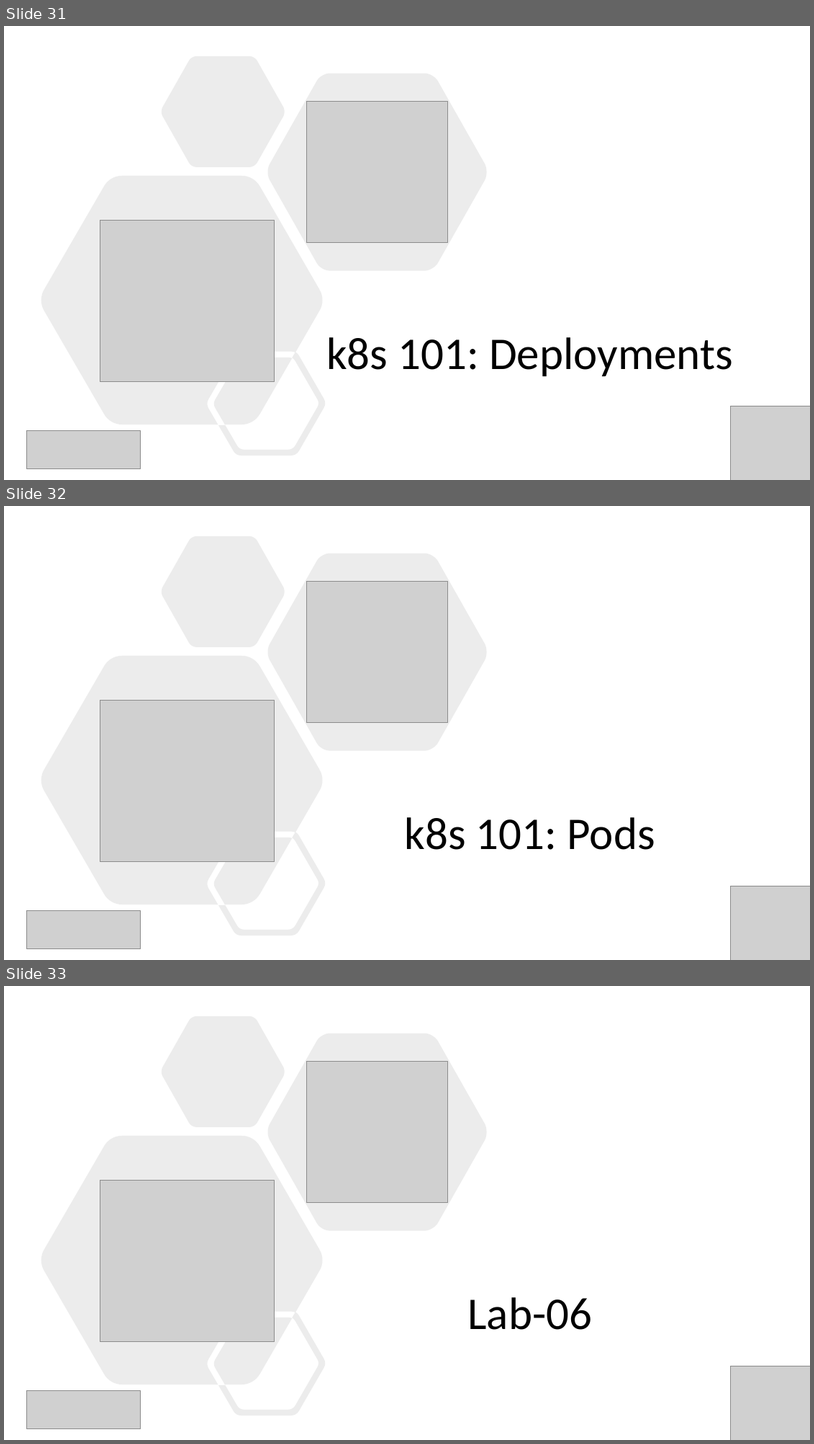
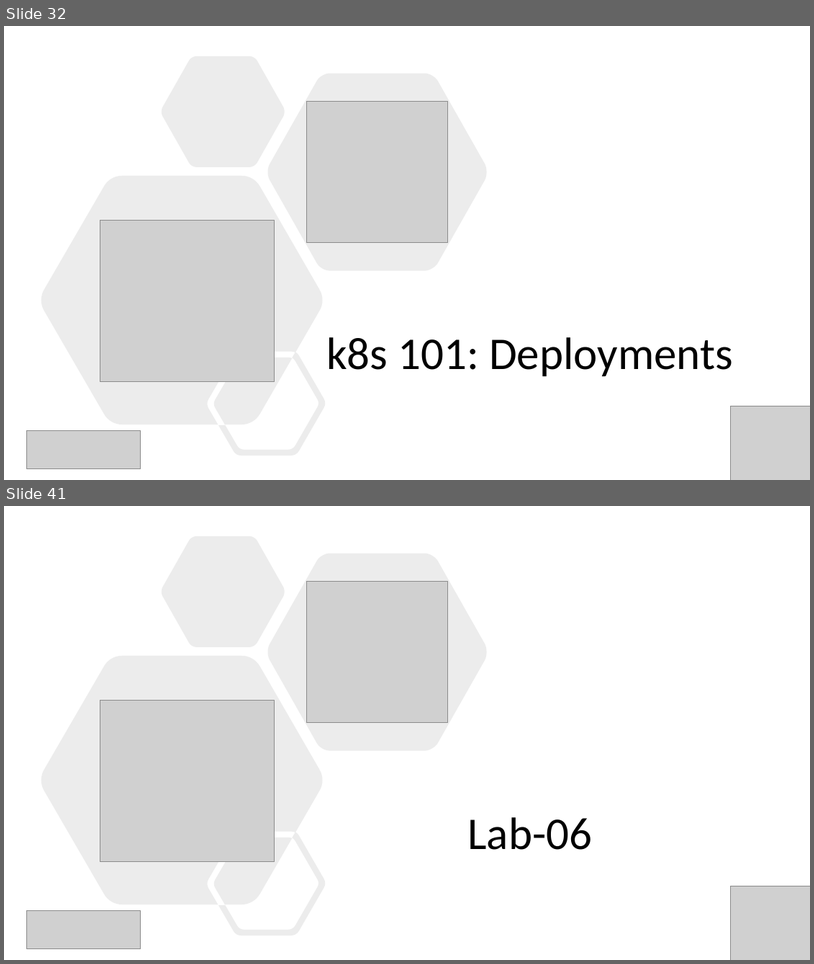
Before and after one commit to evgenyb/aks-workshops, a slide deck: 01-aks-and-k8s-101/slides/Introduction to AKS.pptx. Shown one above the other, each under a label of ours: slides 31, 32 and 33 before the commit, slides 32 and 41 after it; the slides between them are not shown. The pictures are 814x1444 and 814x964 pixels, drawn with LibreOffice and Linux fonts; fonts in the diff are those of the drawing; grey boxes stand for pictures. Boxes give left, top, right and bottom in pixels: in the first picture for what was removed or moved away, otherwise in the second. Text is boxed around its words. In the diff, an @@ line names an element or a change of style, - is before the commit and + after.

```diff
--- a/01-aks-and-k8s-101/slides/Introduction to AKS.pptx
+++ b/01-aks-and-k8s-101/slides/Introduction to AKS.pptx
@@ slide 32 removed at [4, 506, 810, 960], background #FFFFFF @@
@@ freeform shape removed at [41, 536, 487, 936] @@
@@ picture removed at [307, 581, 448, 722] @@
@@ picture removed at [100, 700, 275, 861] @@
@@ text removed at [405, 817, 656, 849] @@
-k8s 101: Pods
@@ picture removed at [731, 885, 810, 960] @@
@@ picture removed at [27, 911, 141, 949] @@
@@ what was slide 31 is now slide 32 @@
@@ what was slide 33 is now slide 41 @@
```
Also in this commit, not shown: 10 slides added, 2 other files.
